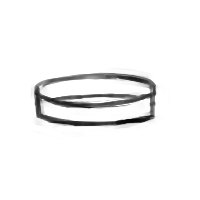
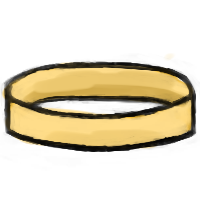
Before/after of a w=200, h=200 layered artwork. What changed in the layer stack:
painted on "Calque de dessin 1" over [0, 53, 200, 166]
added layer "Paint Layer 2" above "Arrière-plan" over [0, 53, 200, 166]
